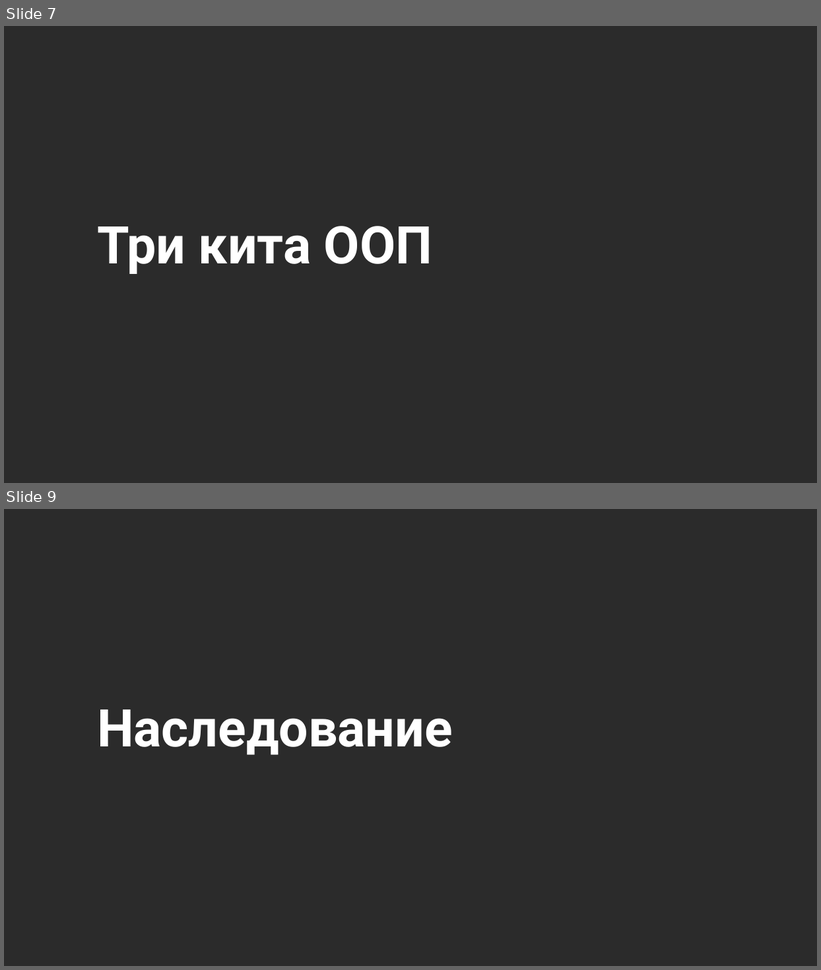
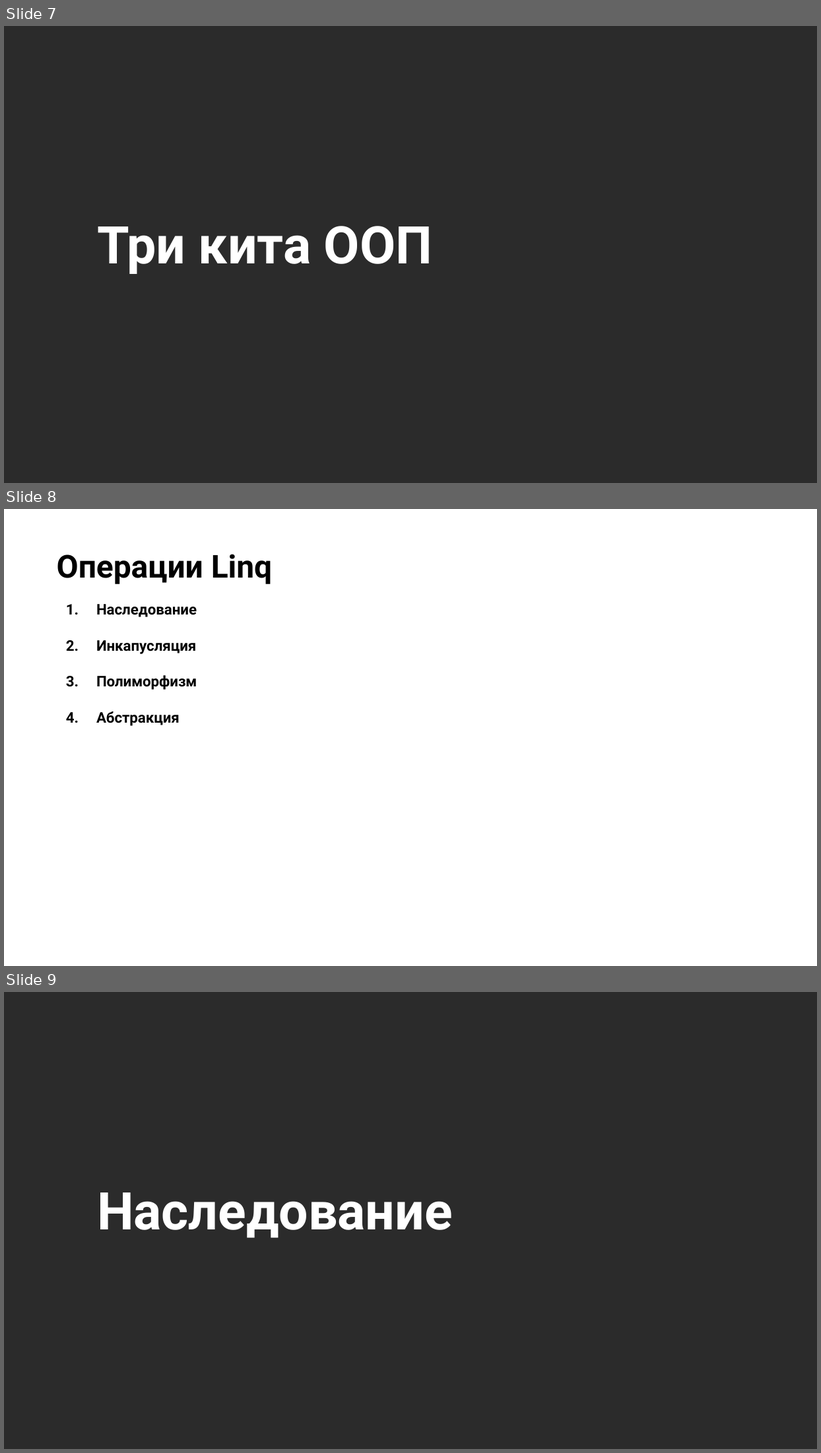
Before and after one commit to NilovPavel/OOP, a slide deck: ООП.pptx. Shown one above the other, each under a label of ours: slides 7 and 9 before the commit, slides 7, 8 and 9 after it; the slides between them are not shown. The pictures are 821x970 and 821x1453 pixels, drawn with LibreOffice and Linux fonts; fonts in the diff are those of the drawing; background and template pictures are left out; a plain dark background stands for a picture behind light text. Boxes give left, top, right and bottom in pixels: in the first picture for what was removed or moved away, otherwise in the second. Text is boxed around its words. In the diff, an @@ line names an element or a change of style, - is before the commit and + after.

```diff
--- a/ООП.pptx
+++ b/ООП.pptx
@@ slide 8 added at bbox=[4, 509, 817, 966], background picture (left out) @@
@@ title added at bbox=[57, 554, 272, 584], 28 pt, text #000000, bold @@
+Операции Linq
@@ text added at bbox=[96, 604, 197, 726], 13 pt, text #000000, bold @@
+1. Наследование
+2. Инкапусляция
+3. Полиморфизм
+4. Абстракция
```
Also in this commit, not shown: 2 slides changed, 2 other slides added, 1 slide removed, 6 other files.
